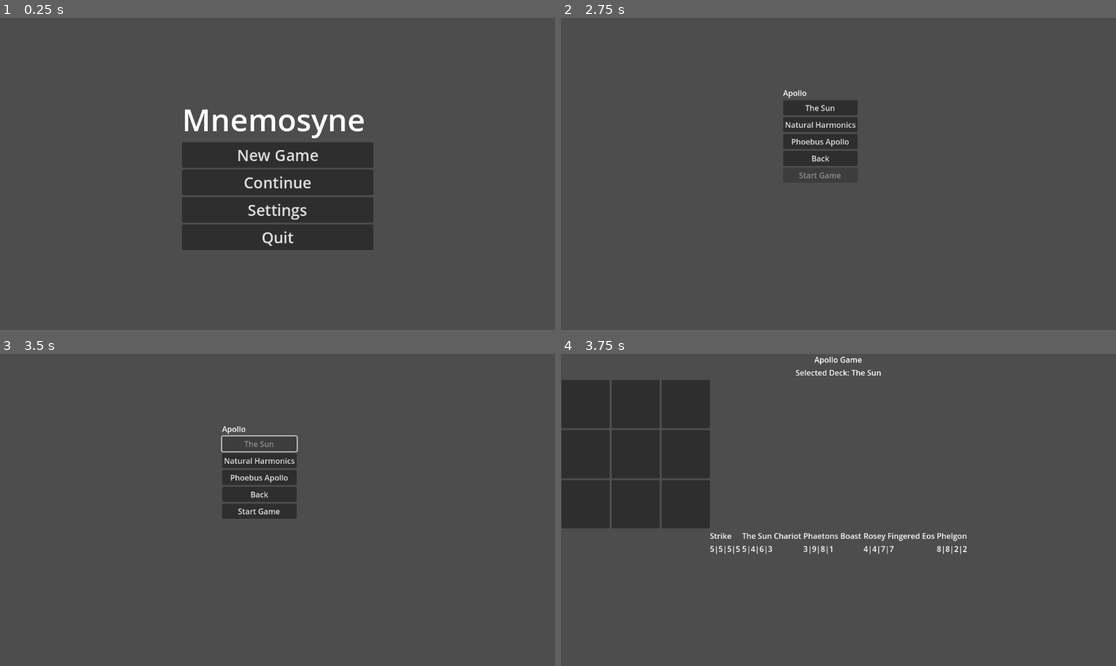
Above: before the commit, frames 1-4 (two rows, left to right).
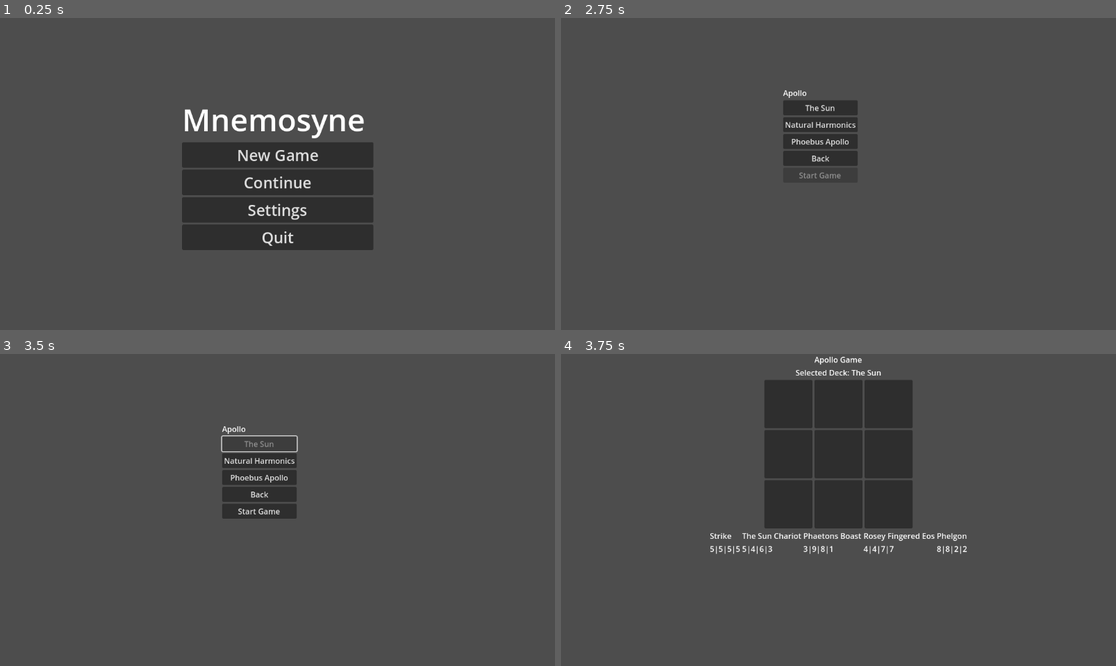
Above: after the commit, the same moments.

Repository: leslieharding/Mnemosyne
Game: Godot game, scene res://Scenes/MainMenu.tscn
Same seed, same stepped clock (60 frames per second), same inputs: the game is played once before the commit and once after it. The project has no main scene, so this scene is started directly.
Inputs:
- Up to frame 1 (0.25 s): no input
- Up to frame 2 (2.75 s): click "New Game" at 0.5 s; click "New Game" at 1.25 s; click "Apollo" at 2 s
- Up to frame 3 (3.5 s): click "The Sun" at 2.75 s
- Up to frame 4 (3.75 s): click "Start Game" at 3.5 s

Frames 1-3 are identical in both runs. In frame 4, 24% of the frame differs, in the area x 0-64%, y 8-56%.

Commit message:
x

Diff:
--- a/Scenes/ApolloGame.tscn
+++ b/Scenes/ApolloGame.tscn
@@ -28,6 +28,8 @@
 
 [node name="GameGrid" type="GridContainer" parent="VBoxContainer"]
 layout_mode = 2
+size_flags_horizontal = 4
+size_flags_vertical = 4
 columns = 3
 
 [node name="HBoxContainer" type="HBoxContainer" parent="VBoxContainer"]
